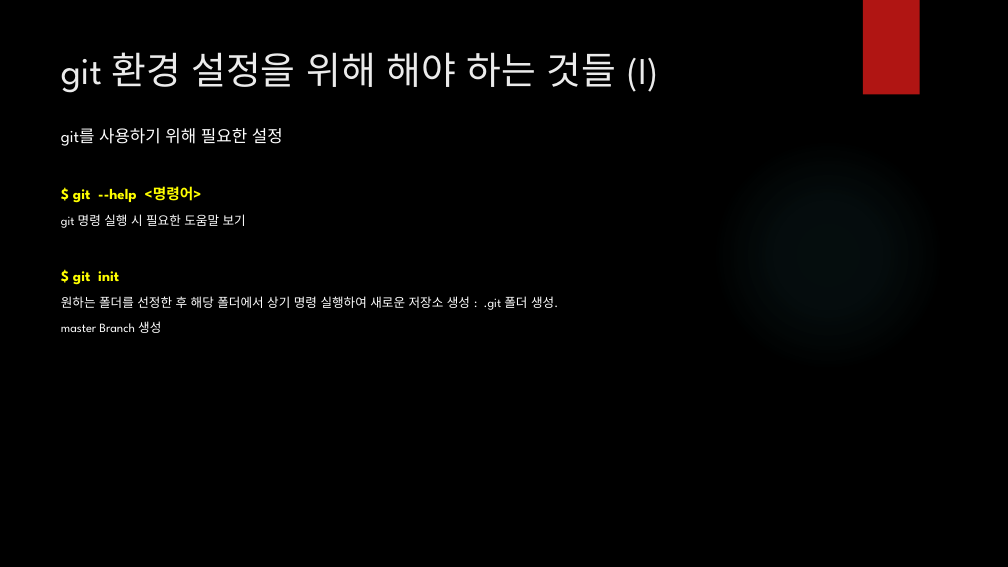
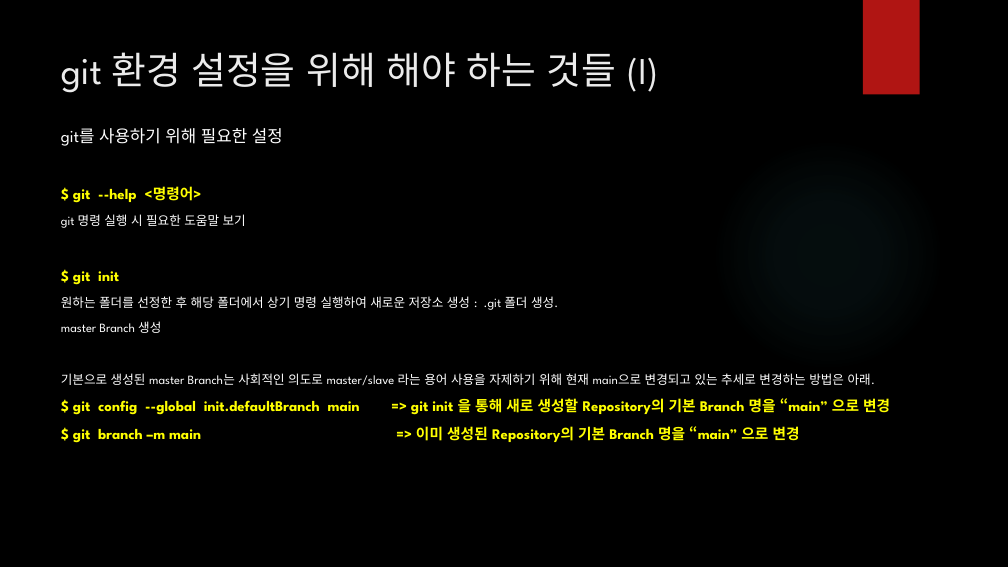
Before and after one commit to iredseal/Learning, a slide deck: slide 5 of Tools/git/SW 형상 관리.pptx. Drawn at 1008x567 pixels with LibreOffice and Linux fonts; fonts in the diff are those of the drawing; background and template pictures are left out. Boxes give left, top, right and bottom in pixels: in the first picture for what was removed or moved away, otherwise in the second. Text is boxed around its words. In the diff, an @@ line names an element or a change of style, - is before the commit and + after.

Commit message:
240624-1729

```diff
--- a/Tools/git/SW 형상 관리.pptx
+++ b/Tools/git/SW 형상 관리.pptx
@@ text at [61,373,890,443]: paragraphs added @@
+기본으로 생성된 master Branch는 사회적인 의도로 master/slave 라는 용어 사용을 자제하기 위해 현재 main으로 변경되고 있는 추세로 변경하는 방법은 아래.
+$ git config --global init.defaultBranch main => git init 을 통해 새로 생성할 Repository의 기본 Branch 명을 “main” 으로 변경
+$ git branch –m main => 이미 생성된 Repository의 기본 Branch 명을 “main” 으로 변경
```
Also in this commit, not shown: 4 other slides changed.
